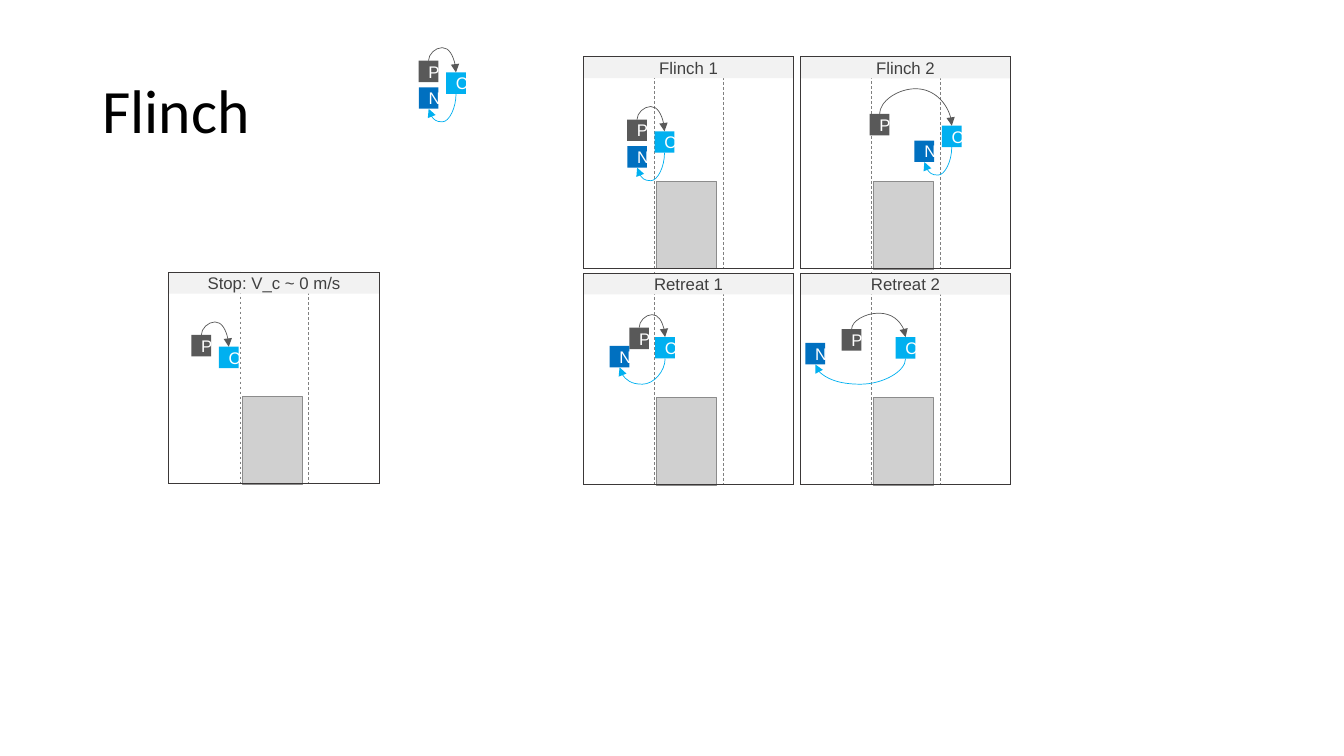
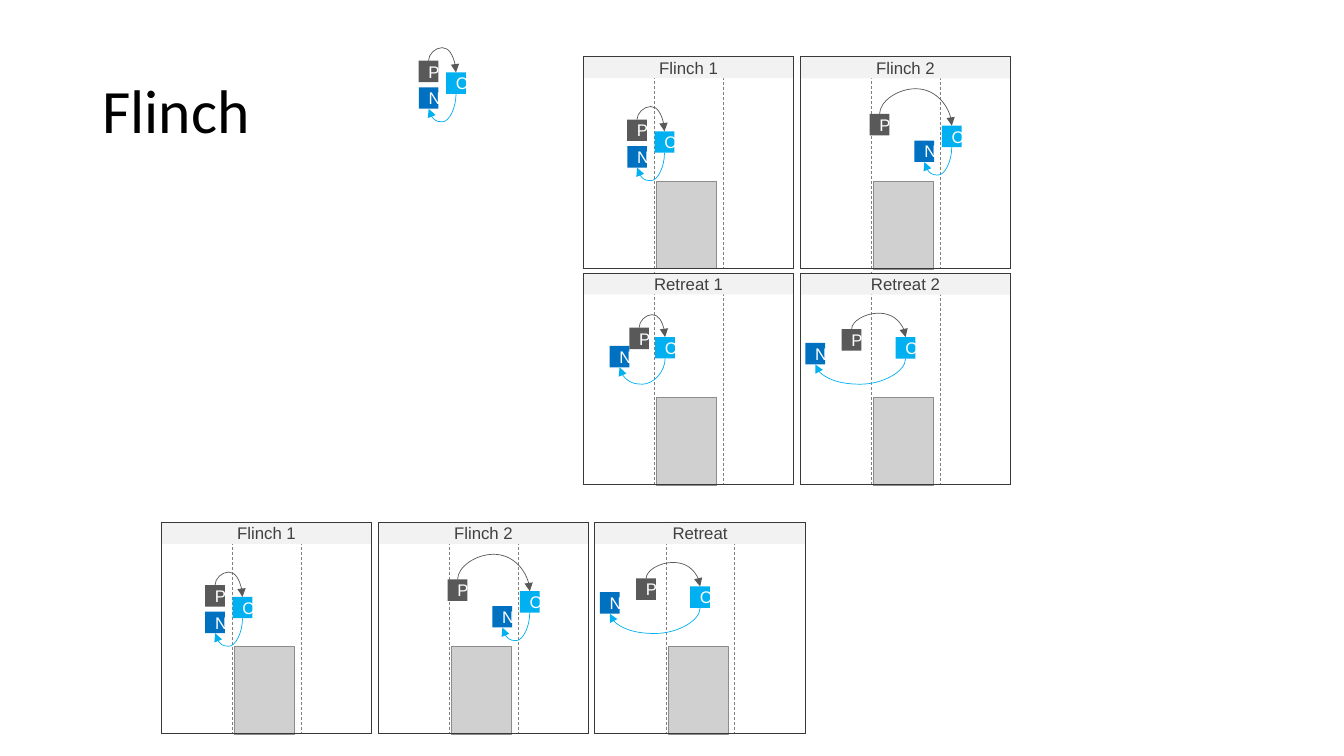
Before and after one commit to adhocmaster/carla-jaywalker-experiments, a slide deck: slide 11 of docs/NavPath.pptx. Drawn at 1344x756 pixels with LibreOffice and Linux fonts; fonts in the diff are those of the drawing; grey boxes stand for pictures. Boxes give left, top, right and bottom in pixels: in the first picture for what was removed or moved away, otherwise in the second. Text is boxed around its words. In the diff, an @@ line names an element or a change of style, - is before the commit and + after.

```diff
--- a/docs/NavPath.pptx
+++ b/docs/NavPath.pptx
@@ rectangle removed at (x1=168, y1=272, x2=379, y2=293) @@
-Stop: V_c ~ 0 m/s
@@ line moved from (309, 272) - (309, 484) to (301, 522) - (301, 734) @@
@@ rectangle moved from (x1=168, y1=272, x2=379, y2=484) to (x1=595, y1=522, x2=806, y2=734) @@
@@ line moved from (240, 271) - (240, 483) to (735, 522) - (735, 734) @@
@@ curved arrow moved from (202, 335) - (229, 347) to (215, 585) - (243, 597) @@
@@ rectangle "P" moved from (x1=192, y1=335, x2=212, y2=356) to (x1=636, y1=579, x2=656, y2=600) @@
@@ rectangle "C" moved from (x1=219, y1=347, x2=239, y2=368) to (x1=691, y1=587, x2=711, y2=608) @@
@@ group added at (x1=161, y1=522, x2=372, y2=735): 5 rectangles, 1 line, 1 picture, 1 curved arrow @@
+Flinch 1
+C
+P
+N
@@ group added at (x1=378, y1=522, x2=589, y2=735): 5 rectangles, 2 lines, 2 curved arrows, 1 picture @@
+Flinch 2
+C
+P
+N
@@ group added at (x1=595, y1=522, x2=806, y2=733): 2 rectangles, 2 curved arrows, 1 line @@
+Retreat
+N
@@ picture moved from (x1=243, y1=397, x2=302, y2=485) to (x1=668, y1=647, x2=728, y2=735) @@
```
Also in this commit, not shown: 2 other slides changed, 4 other files.
